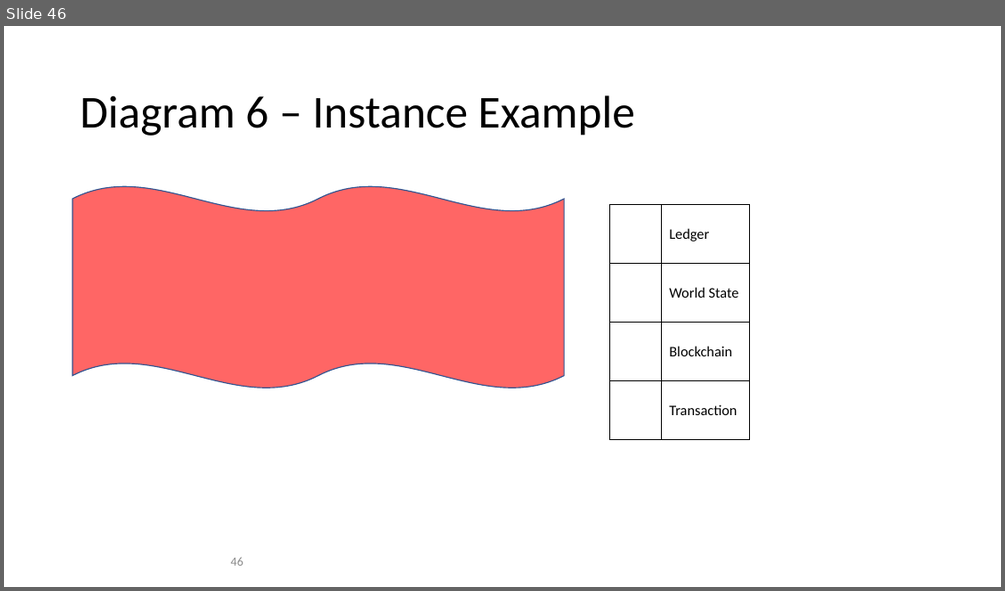
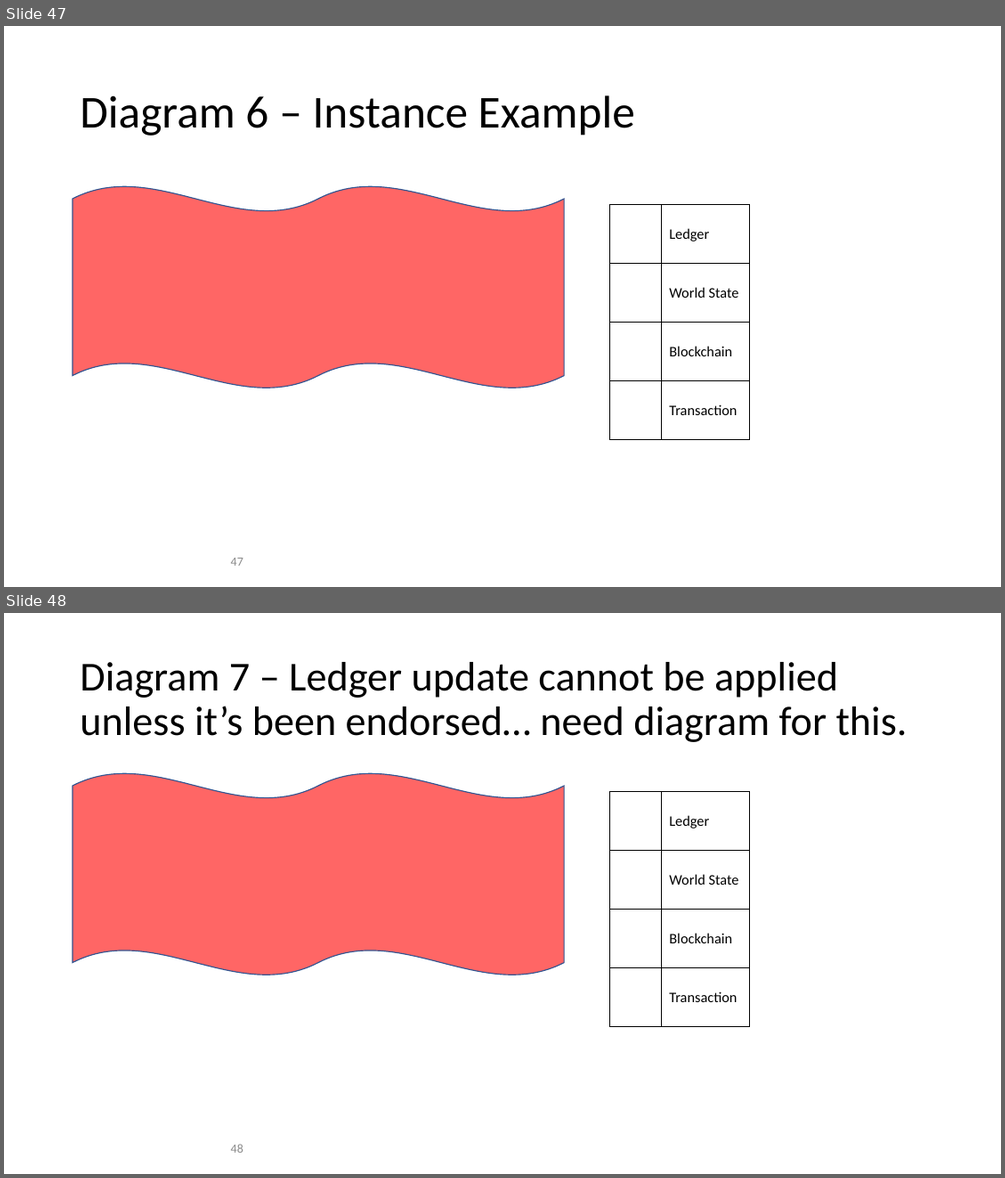
Before and after one commit to FabricTOC/FabricTOC, a slide deck: docs/OtherSourceMaterial/Diagrams.pptx. Shown one above the other, each under a label of ours: slide 46 before the commit, slides 47 and 48 after it. The pictures are 1005x591 and 1005x1178 pixels, drawn with LibreOffice and Linux fonts; fonts in the diff are those of the drawing. Boxes give left, top, right and bottom in pixels: in the first picture for what was removed or moved away, otherwise in the second. Text is boxed around its words. In the diff, an @@ line names an element or a change of style, - is before the commit and + after.

```diff
--- a/docs/OtherSourceMaterial/Diagrams.pptx
+++ b/docs/OtherSourceMaterial/Diagrams.pptx
@@ slide 48 added at box(4, 613, 1001, 1174), background #FFFFFF @@
@@ title added at box(80, 662, 907, 742), 39.6 pt, text #000000 @@
+Diagram 7 – Ledger update cannot be applied unless it’s been endorsed… need diagram for this.
@@ double wave added at box(73, 773, 564, 975), fill #FF6665, outline #325491 1 pt @@
@@ table added at box(610, 792, 750, 1027), 4 rows, 2 columns @@
+ | Ledger
+ | World State
+ | Blockchain
+ | Transaction
@@ page number added at box(231, 1143, 243, 1152), 12 pt, text #8C8C8C @@
+48
@@ what was slide 46 is now slide 47 @@
@@ page number at box(231, 557, 243, 565): text changed @@
-46
+47
```
Also in this commit, not shown: 4 slides changed, 1 other slide added, 6 other files.
